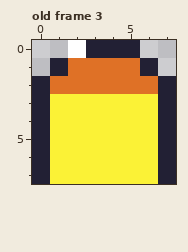
One commit to this pixel-art file: assets/sprites/bullets.aseprite. This is how it looked before the edit.
8x8 pixels, 4 frames. Shown: old frame 3. The commit also changed other frames, which this record leaves out.
After:
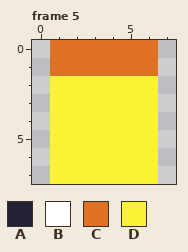
Palette (. is transparent): A #222034  B #ffffff  C #df7126  D #fbf236
A new or re-ordered frame is compared with the old frame closest to it.
Edits made:
frames 4 -> 8
Frame 5 is new; against old frame 3:
There is now colour C in row 0 at x 1 and 6.
The edit turns colour A into colour C in row 0 at x 3 to 5; in row 1 at x 1 and 6.
The edit turns colour B into colour C in row 0 at x 2.
The edit turns colour C into colour D in row 2 at x 1 to 6.
Colour A is removed in rows 2 to 7 at x 0 and 7.
Boxes around the changes in both pictures, in picture pixels (x1, y1, x2, y2):
changed: (32, 40, 176, 184)
